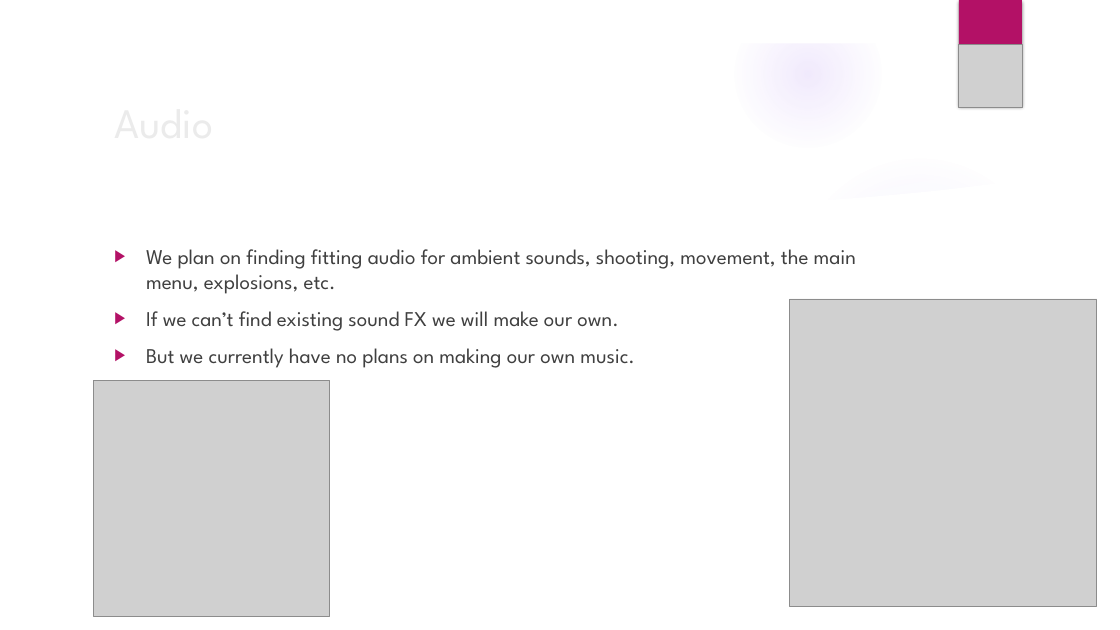
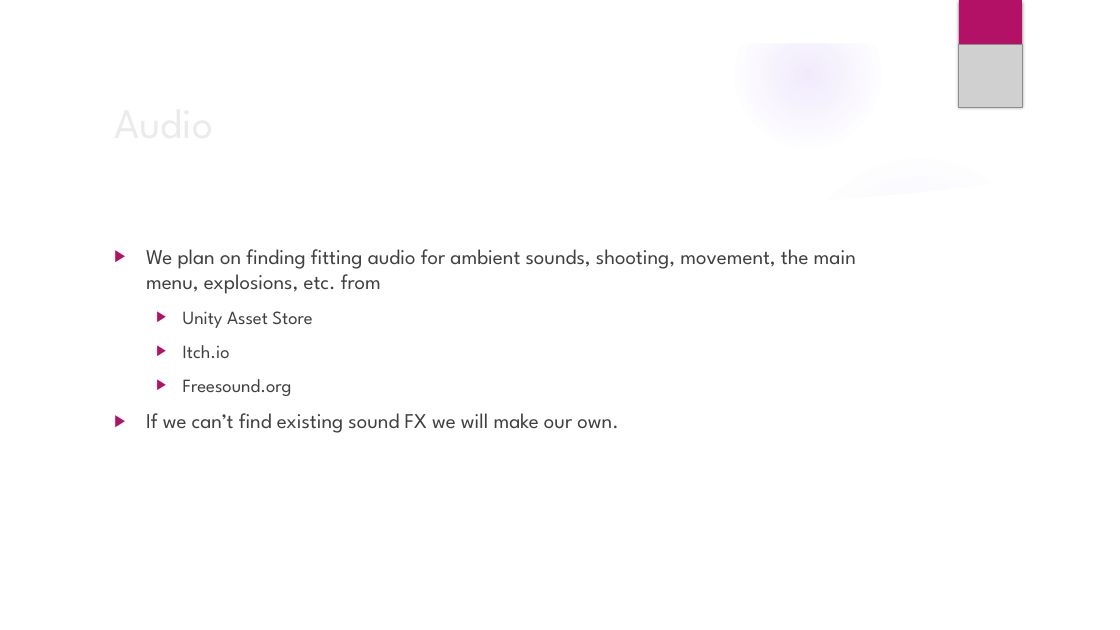
Before and after one commit to trevinofernando/2D-Tactical-Game, a slide deck: slide 6 of Game Proposal.pptx (slide 5 before the commit). Drawn at 1120x630 pixels with LibreOffice and Linux fonts; fonts in the diff are those of the drawing; grey boxes stand for pictures; background and template pictures are left out. Boxes give left, top, right and bottom in pixels: in the first picture for what was removed or moved away, otherwise in the second. Text is boxed around its words. In the diff, an @@ line names an element or a change of style, - is before the commit and + after.

```diff
--- a/Game Proposal.pptx
+++ b/Game Proposal.pptx
@@ text at (x1=146, y1=249, x2=856, y2=396): text changed @@
-▶ We plan on finding fitting audio for ambient sounds, shooting, movement, the main menu, explosions, etc.
+▶ We plan on finding fitting audio for ambient sounds, shooting, movement, the main menu, explosions, etc. from
+  ▶ Unity Asset Store
+  ▶ Itch.io
+  ▶ Freesound.org
@@ picture removed at (x1=790, y1=299, x2=1097, y2=607) @@
@@ text at (x1=146, y1=348, x2=635, y2=368): paragraph removed @@
-▶ But we currently have no plans on making our own music.
@@ picture removed at (x1=94, y1=381, x2=330, y2=617) @@
```
Also in this commit, not shown: 2 other slides changed, 3 slides added, 2 slides removed.
